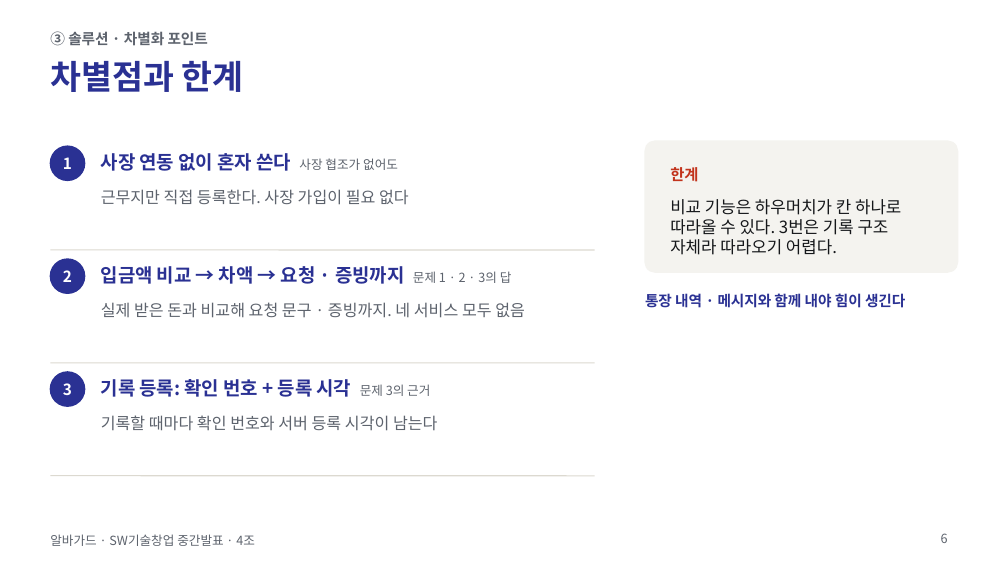
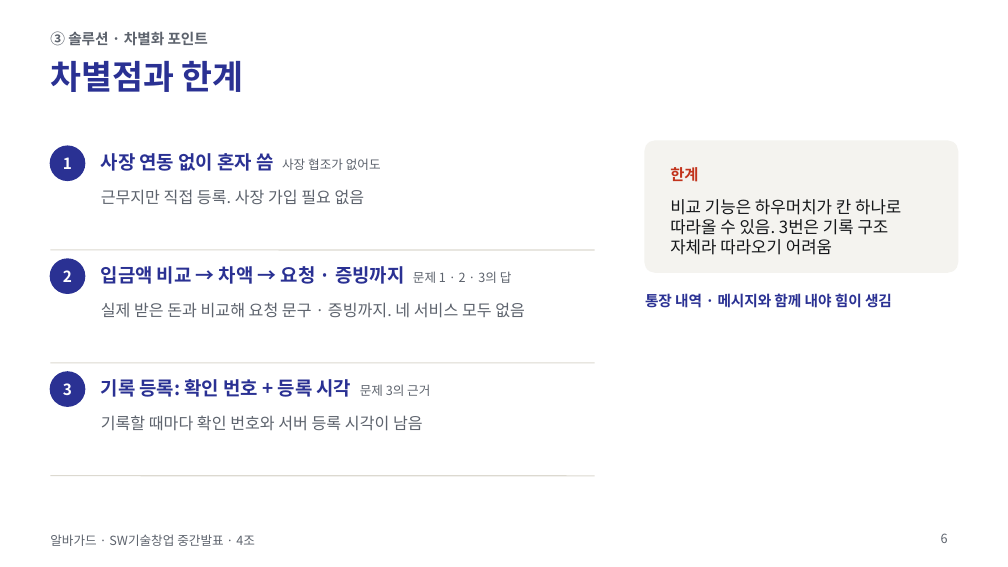
Before and after one commit to jihooni217/albaguard, a slide deck: slide 6 of docs/06_중간발표_PPT.pptx. Drawn at 1008x567 pixels with LibreOffice and Linux fonts; fonts in the diff are those of the drawing. Boxes give left, top, right and bottom in pixels: in the first picture for what was removed or moved away, otherwise in the second. Text is boxed around its words. In the diff, an @@ line names an element or a change of style, - is before the commit and + after.

```diff
--- a/docs/06_중간발표_PPT.pptx
+++ b/docs/06_중간발표_PPT.pptx
@@ text at [101,153,381,171]: text changed @@
-사장 연동 없이 혼자 쓴다 사장 협조가 없어도
+사장 연동 없이 혼자 씀 사장 협조가 없어도
@@ text at [101,189,365,205]: text changed @@
-근무지만 직접 등록한다. 사장 가입이 필요 없다
+근무지만 직접 등록. 사장 가입 필요 없음
@@ text at [670,199,901,255]: text changed @@
-비교 기능은 하우머치가 칸 하나로 따라올 수 있다. 3번은 기록 구조 자체라 따라오기 어렵다.
+비교 기능은 하우머치가 칸 하나로 따라올 수 있음. 3번은 기록 구조 자체라 따라오기 어려움
@@ text at [645,293,892,308]: text changed @@
-통장 내역 · 메시지와 함께 내야 힘이 생긴다
+통장 내역 · 메시지와 함께 내야 힘이 생김
@@ text at [101,415,423,431]: text changed @@
-기록할 때마다 확인 번호와 서버 등록 시각이 남는다
+기록할 때마다 확인 번호와 서버 등록 시각이 남음
```
Also in this commit, not shown: 13 other slides changed, 2 other files.
